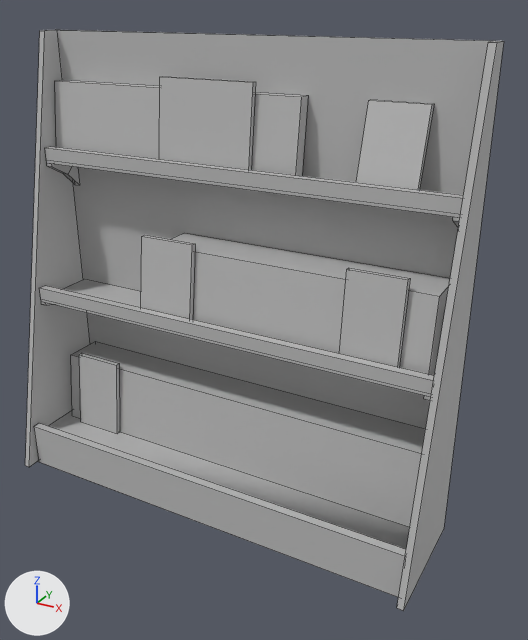
A saved change to the FBX model CheckOutChicks/Assets/Models/Einrichtung/Einrichtung_Zeitungsregal.fbx.
Rendered twice from a 50 mm lens placed at (2.63, -2.76, 2.23), pointed at (1.23, -0.21, 0.95). Arrows for +X, +Y and +Z are at lower left; the lights stay in place. Mesh edges are drawn as thin lines. Where no turn or scale is listed for an object, it has been applied to the vertices. Vertices at the same position are counted once.
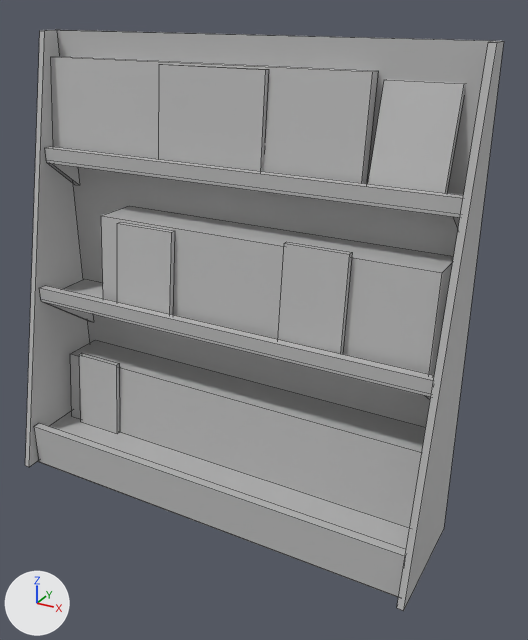
Pixel boxes (x1, y1, x2, y2) of what changed, in the pictures (528 x 640 px; the box of a moved part takes in the faces that stretch with it):
part 1 of me_mesh, moved or reshaped
    before: (172, 233, 450, 375)
    after: (101, 206, 453, 375)
part 2 of me_mesh, moved or reshaped
    before: (141, 235, 195, 319)
    after: (117, 222, 175, 315)
part 3 of me_mesh, moved or reshaped
    before: (356, 99, 434, 190)
    after: (368, 79, 465, 193)
part 4 of me_mesh, rebuilt (29% wider, 33% taller)
    before: (55, 80, 308, 176)
    after: (51, 56, 378, 184)
part 5 of me_mesh, cut back
    before: (34, 76, 460, 597)
    after: (34, 64, 460, 597)

The change, as a diff of the scene's bpy script:
```diff
--- a/CheckOutChicks/Assets/Models/Einrichtung/Einrichtung_Zeitungsregal.fbx.py
+++ b/CheckOutChicks/Assets/Models/Einrichtung/Einrichtung_Zeitungsregal.fbx.py
@@ me_mesh @@
 # used by ob_polysurface46; location = (0.0, 0.0, 0.0)
-me_mesh.from_pydata(...)  # 164 vertices, 96 faces; spans x 0.0..2.05, y -0.56..0.0, z 0.0..2.09
-me_mesh.materials.append(mat_lambert2)  # grey #bcbcbc
+me_mesh.from_pydata(...)  # 142 vertices, 70 faces; spans x 0.0..2.05, y -0.56..0.0, z 0.0..2.09
+# me_mesh part 1: the loose piece of 8 vertices spanning x 0.7..1.98, y -0.27..-0.02, z 0.87..1.22 is scaled about its middle by (1.25, 0.988, 1.25), then moved by (-0.16, 0.01, 0.05)
+# me_mesh part 2: the loose piece of 8 vertices spanning x 0.62..0.9, y -0.3..-0.23, z 0.87..1.25 is scaled about its middle by 1.1, then moved by (-0.12, 0.0, 0.02)
+# me_mesh part 3: the loose piece of 8 vertices spanning x 1.59..1.84, y -0.15..-0.02, z 1.53..1.88 is scaled about its middle by 1.21, then moved by (0.08, 0.01, 0.04)
+# me_mesh part 4: the loose piece of 8 vertices spanning x 0.04..1.33, y -0.12..-0.02, z 1.53..1.88 is rebuilt with 7 vertices and now spans x 0.03..1.61, y -0.13..-0.02, z 1.55..1.98
+# me_mesh part 5
+# 37 vertices are removed from x 0.04..2.02, y -0.5..-0.02, z 0.0..1.92
+# 45 faces are deleted
+# 7 vertices move from x 0.07..1.98, y -0.29..-0.02, z 0.51..1.27 to x 0.07..2.02, y -0.29..-0.02, z 0.52..1.33
+# 16 vertices are added at x 0.04..2.02, y -0.29..-0.02, z 0.16..1.97
+# 20 new faces join them
 me_mesh.materials.append(mat_lambert1)
-me_mesh.materials.append(mat_lambert3)  # grey #bcbcbc
```
